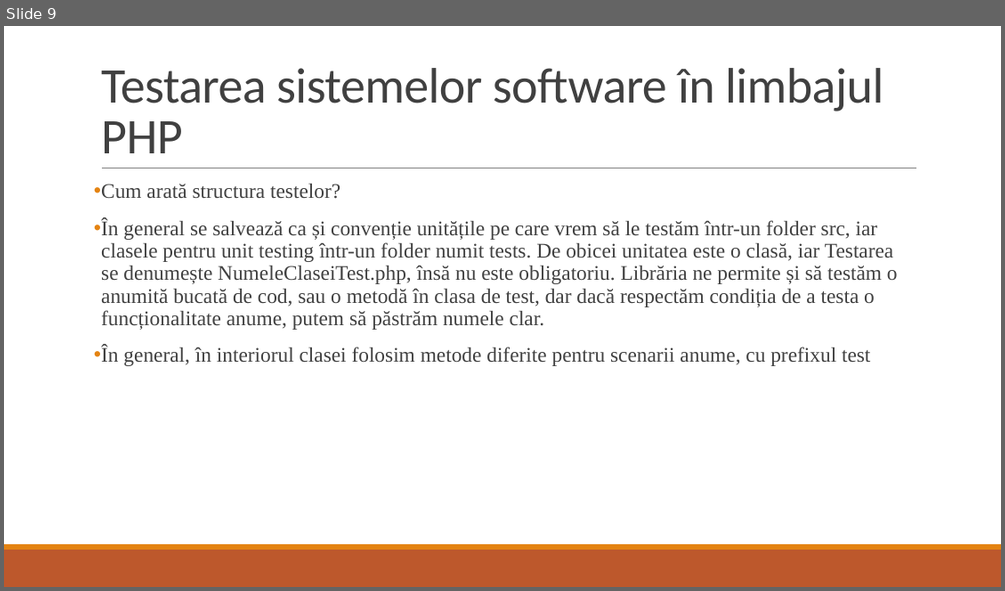
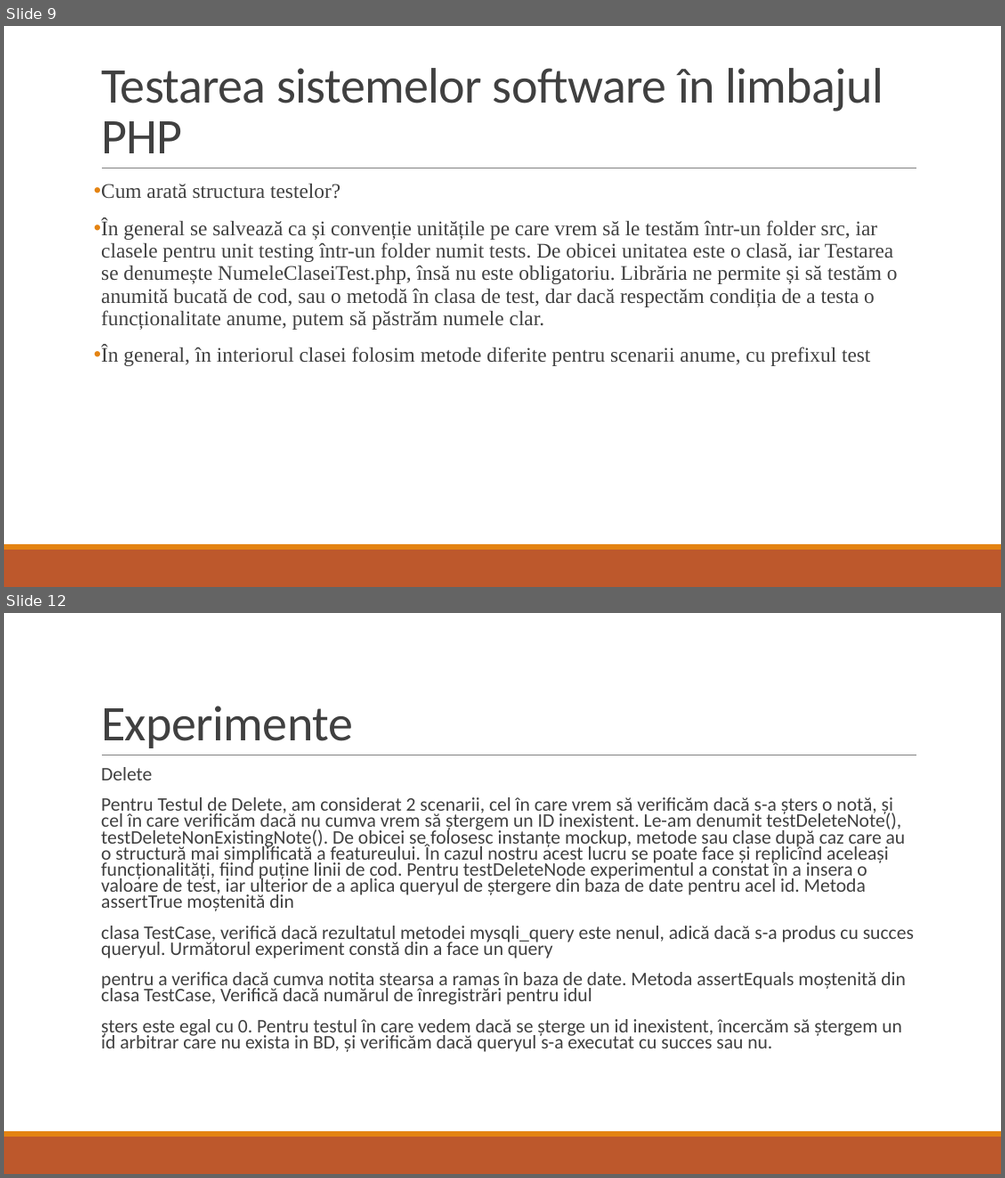
Before and after one commit to vladth01/Tema_5_TSS_Gavrila_Vlad-Theodor_si_Dorian_Istrate, a slide deck: Tema 5.pptx. Shown one above the other, each under a label of ours: slide 9 before the commit, slides 9 and 12 after it; the slides between them are not shown. The pictures are 1005x591 and 1005x1178 pixels, drawn with LibreOffice and Linux fonts; fonts in the diff are those of the drawing. Boxes give left, top, right and bottom in pixels: in the first picture for what was removed or moved away, otherwise in the second. Text is boxed around its words. In the diff, an @@ line names an element or a change of style, - is before the commit and + after.

```diff
--- a/Tema 5.pptx
+++ b/Tema 5.pptx
@@ slide 12 added at (4,613,1001,1174), background #FFFFFF; not listed: 3 template elements that a slide beside it also shows @@
@@ title added at (101,706,353,748), 48 pt, text #404040 @@
+Experimente
@@ text added at (101,767,914,1052), 18.5 pt, text #404040 @@
+  Delete
+  Pentru Testul de Delete, am considerat 2 scenarii, cel în care vrem să verificăm dacă s-a șters o notă, și cel în care verificăm dacă nu cumva vrem să ștergem un ID inexistent. Le-am denumit testDeleteNote(), testDeleteNonExistingNote(). De obicei se folosesc instanțe mockup, metode sau clase după caz care au o structură mai simplificată a featureului. În cazul nostru acest lucru se poate face și replicînd aceleași funcționalități, fiind puține linii de cod. Pentru testDeleteNode experimentul a constat în a insera o valoare de test, iar ulterior de a aplica queryul de ștergere din baza de date pentru acel id. Metoda assertTrue moștenită din
+  clasa TestCase, verifică dacă rezultatul metodei mysqli_query este nenul, adică dacă s-a produs cu succes queryul. Următorul experiment constă din a face un query
+  pentru a verifica dacă cumva notita stearsa a ramas în baza de date. Metoda assertEquals moștenită din clasa TestCase, Verifică dacă numărul de înregistrări pentru idul
+  șters este egal cu 0. Pentru testul în care vedem dacă se șterge un id inexistent, încercăm să ștergem un id arbitrar care nu exista in BD, și verificăm dacă queryul s-a executat cu succes sau nu.
```
Also in this commit, not shown: 5 other slides added, 4 other files.
